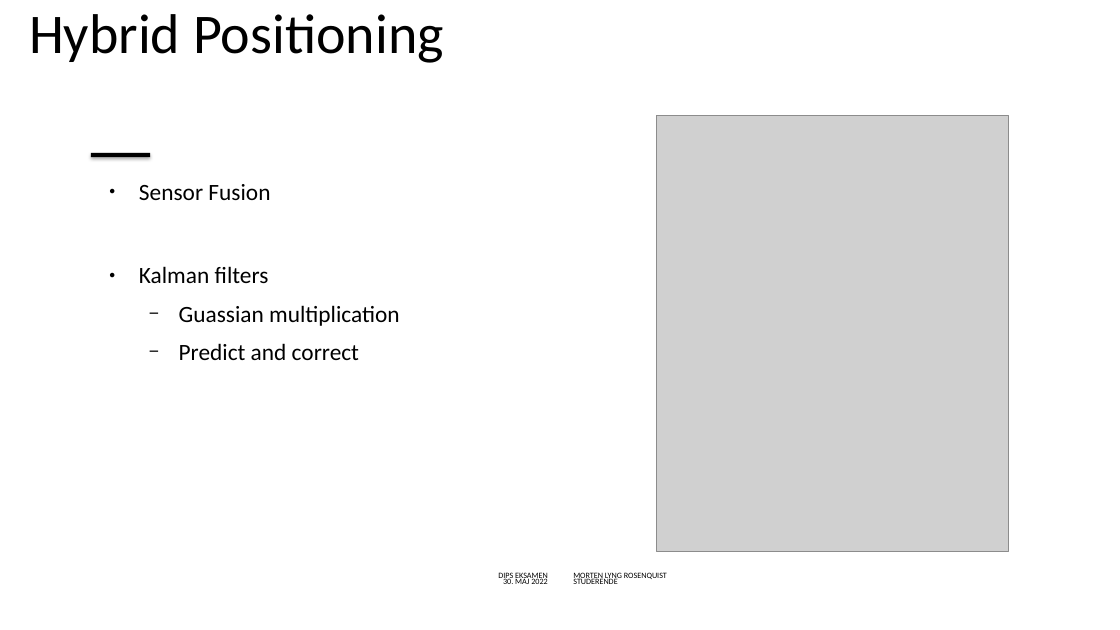
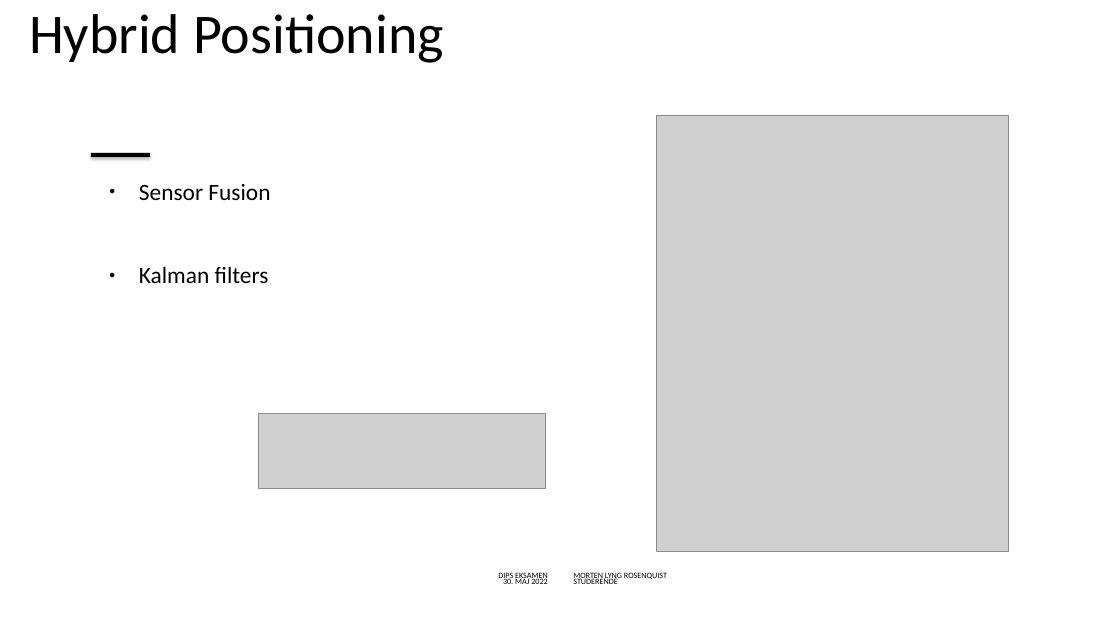
Before and after one commit to mlRosenquist/au-mlr-distributed-and-pervasive-systems, a slide deck: slide 24 of Præsentation.pptx. Drawn at 1120x630 pixels with LibreOffice and Linux fonts; fonts in the diff are those of the drawing; grey boxes stand for pictures; background and template pictures are left out. Boxes give left, top, right and bottom in pixels: in the first picture for what was removed or moved away, otherwise in the second. Text is boxed around its words. In the diff, an @@ line names an element or a change of style, - is before the commit and + after.

```diff
--- a/Præsentation.pptx
+++ b/Præsentation.pptx
@@ text at (179,305,400,360): paragraphs removed @@
-  − Guassian multiplication
-  − Predict and correct
@@ picture added at (259,413,546,489) @@
```
Also in this commit, not shown: 12 other slides changed.
